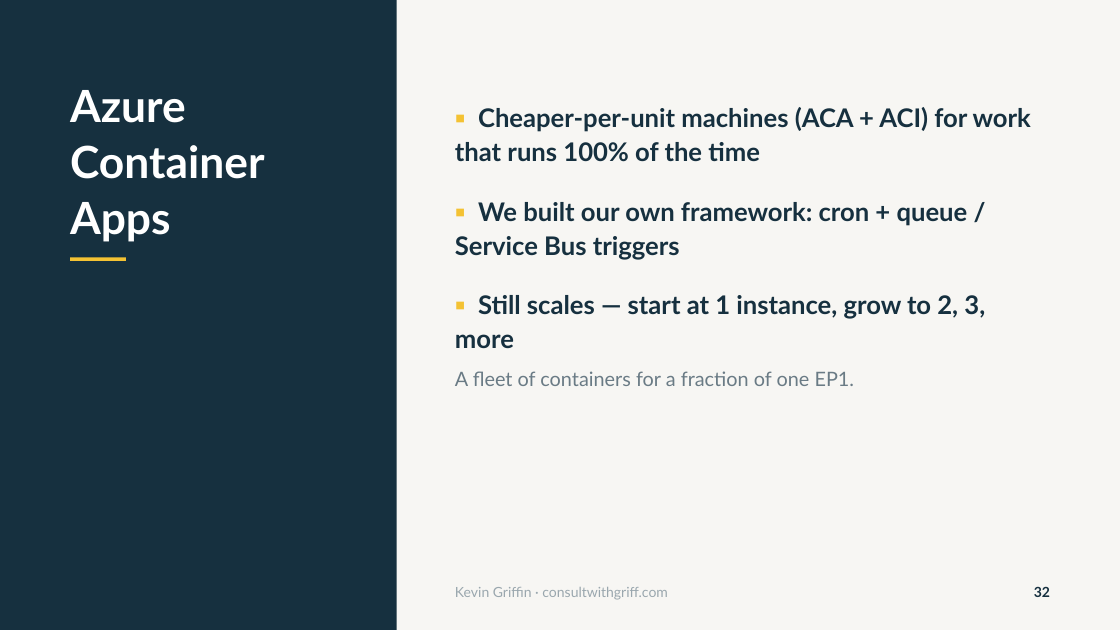
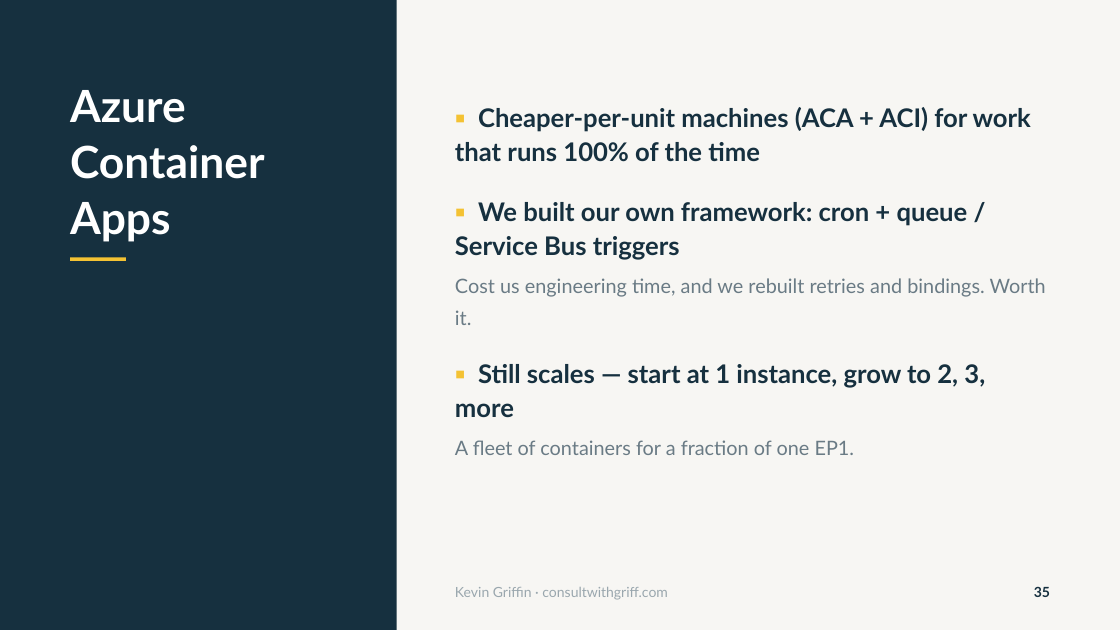
Before and after one commit to 1kevgriff/my-8000-serverless-mistake, a slide deck: slide 35 of slides/My $8000 Serverless Mistake v2.pptx (slide 32 before the commit). Drawn at 1120x630 pixels with LibreOffice and Linux fonts; fonts in the diff are those of the drawing. Boxes give left, top, right and bottom in pixels: in the first picture for what was removed or moved away, otherwise in the second. Text is boxed around its words. In the diff, an @@ line names an element or a change of style, - is before the commit and + after.

```diff
--- a/slides/My $8000 Serverless Mistake v2.pptx
+++ b/slides/My $8000 Serverless Mistake v2.pptx
@@ text at [455,278,1046,325]: paragraph added @@
+Cost us engineering time, and we rebuilt retries and bindings. Worth it.
@@ text at [1034,587,1050,597]: text changed @@
-32
+35
```
Also in this commit, not shown: 18 other slides changed, 4 slides added, 2 other files.
